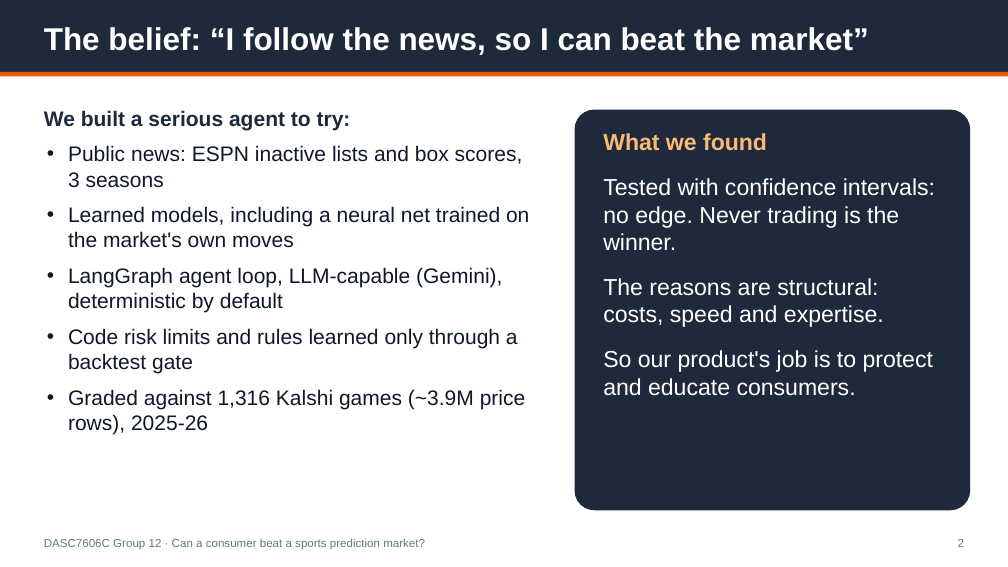
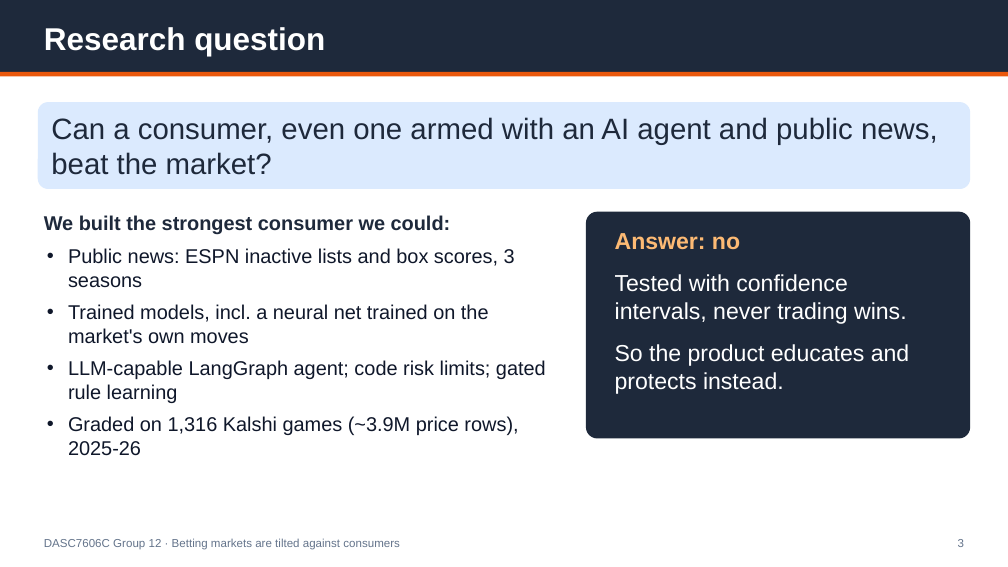
Before and after one commit to Michaelyzr/nba-agent, a slide deck: slide 3 of presentation/nba_agent_deck.pptx (slide 2 before the commit). Drawn at 1008x567 pixels with LibreOffice and Linux fonts; fonts in the diff are those of the drawing. Boxes give left, top, right and bottom in pixels: in the first picture for what was removed or moved away, otherwise in the second. Text is boxed around its words. In the diff, an @@ line names an element or a change of style, - is before the commit and + after.

```diff
--- a/presentation/nba_agent_deck.pptx
+++ b/presentation/nba_agent_deck.pptx
@@ text at [44,27,325,56]: text changed @@
-The belief: “I follow the news, so I can beat the market”
+Research question
@@ rounded rectangle added at [38,102,970,189], fill #DBEAFE @@
@@ text added at [51,117,938,175], 28 pt, text #1E293B @@
+Can a consumer, even one armed with an AI agent and public news, beat the market?
@@ text "We built the strongest consumer ...": place and size @@
-text "We built the strongest consumer ..." at [44,110,529,435]
+text "We built the strongest consumer ..." at [44,215,546,456]
@@ text at [44,215,451,235]: text changed; size 20 to 19 pt @@
-We built a serious agent to try:
+We built the strongest consumer we could:
@@ rounded rectangle: place and size @@
-rounded rectangle at [575,110,970,510]
+rounded rectangle at [586,212,970,439]
@@ text at [615,233,909,394]: text changed @@
-What we found
-Tested with confidence intervals: no edge. Never trading is the winner.
-The reasons are structural: costs, speed and expertise.
-So our product's job is to protect and educate consumers.
+Answer: no
+Tested with confidence intervals, never trading wins.
+So the product educates and protects instead.
@@ text at [68,248,515,288]: size 20 to 19 pt in "Public news: ESPN inactive lists and box ..."; less space between paragraphs @@
@@ text at [68,304,546,456]: text changed; size 20 to 19 pt @@
-• Learned models, including a neural net trained on the market's own moves
-• LangGraph agent loop, LLM-capable (Gemini), deterministic by default
-• Code risk limits and rules learned only through a backtest gate
-• Graded against 1,316 Kalshi games (~3.9M price rows), 2025-26
+• Trained models, incl. a neural net trained on the market's own moves
+• LLM-capable LangGraph agent; code risk limits; gated rule learning
+• Graded on 1,316 Kalshi games (~3.9M price rows), 2025-26
@@ text at [44,538,400,550]: text changed @@
-DASC7606C Group 12 · Can a consumer beat a sports prediction market?
+DASC7606C Group 12 · Betting markets are tilted against consumers
```
Also in this commit, not shown: 12 other slides changed, 1 slide added, 2 slides removed, 2 other files.
